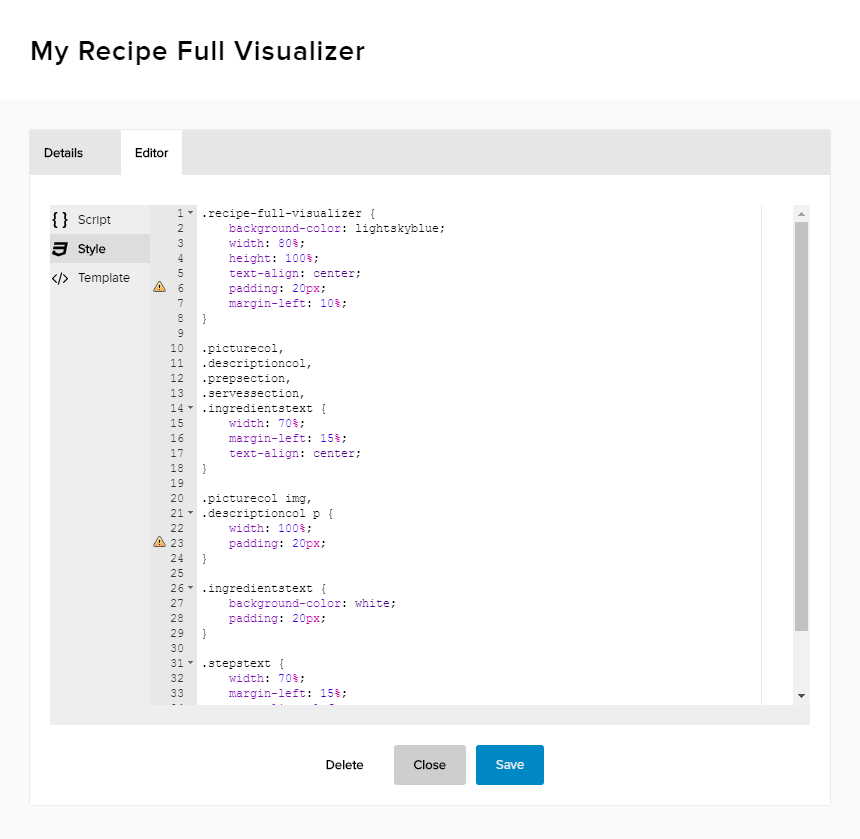
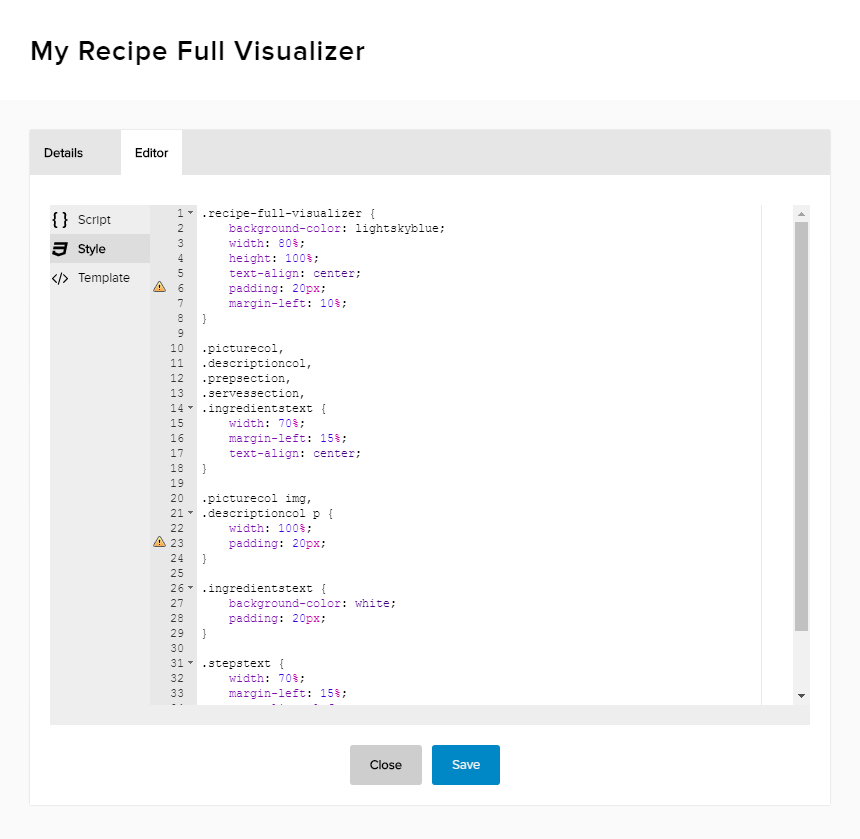
Layers edited between the first and the second 860 × 839 image:
painted on "style" over 326, 745, 544, 785
painted on "template" over 326, 745, 544, 785
painted on "tokens" over 326, 745, 544, 785
painted on "details" over 326, 745, 544, 769
